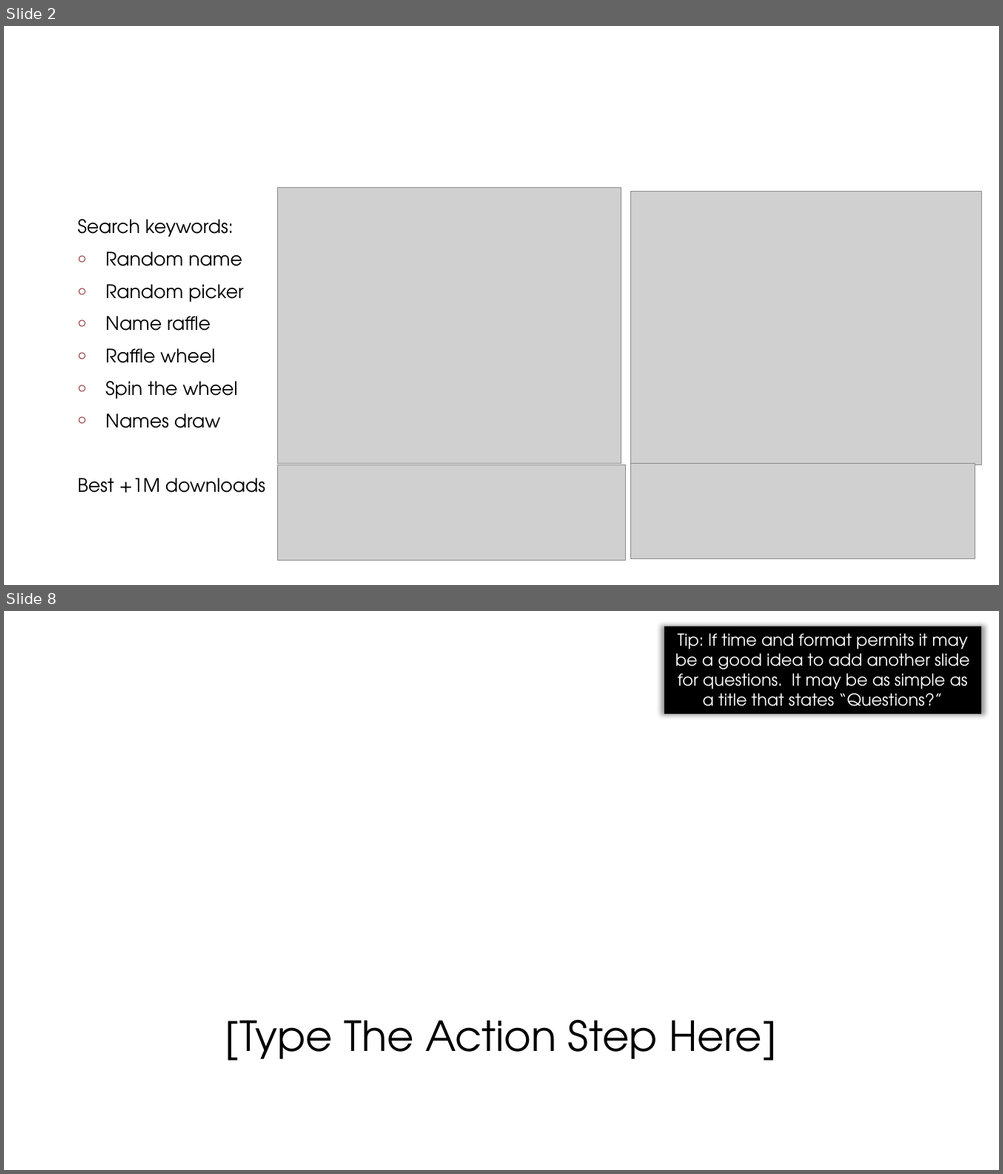
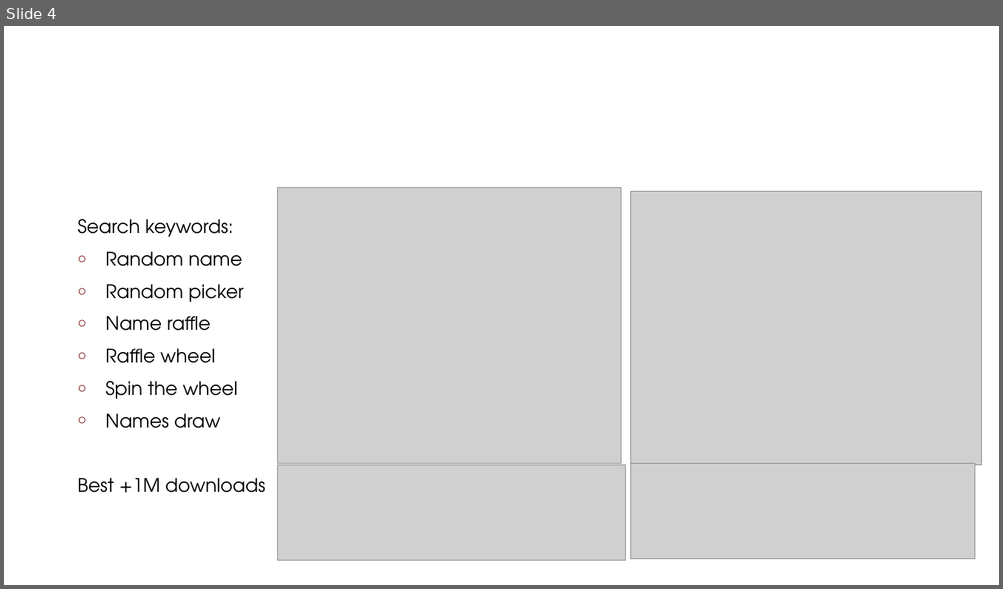
Before and after one commit to SheeraNergaon/RandomPicker, a slide deck: Random Picker.pptx. Shown one above the other, each under a label of ours: slides 2 and 8 before the commit, slide 4 after it; the slides between them are not shown. The pictures are 1003x1174 and 1003x589 pixels, drawn with LibreOffice and Linux fonts; fonts in the diff are those of the drawing; grey boxes stand for pictures; background and template pictures are left out. Boxes give left, top, right and bottom in pixels: in the first picture for what was removed or moved away, otherwise in the second. Text is boxed around its words. In the diff, an @@ line names an element or a change of style, - is before the commit and + after.

```diff
--- a/Random Picker.pptx
+++ b/Random Picker.pptx
@@ slide 8 removed at <box>4,611,999,1170</box>, background #FFFFFF @@
@@ rectangle removed at <box>664,626,982,714</box> @@
-Tip: If time and format permits it may be a good idea to add another slide for questions. It may be as simple as a title that states “Questions?”
@@ title removed at <box>225,1020,777,1061</box> @@
-[Type The Action Step Here]
@@ what was slide 2 is now slide 4 @@
```
Also in this commit, not shown: 17 slides added, 7 other slides removed, 9 other files.
